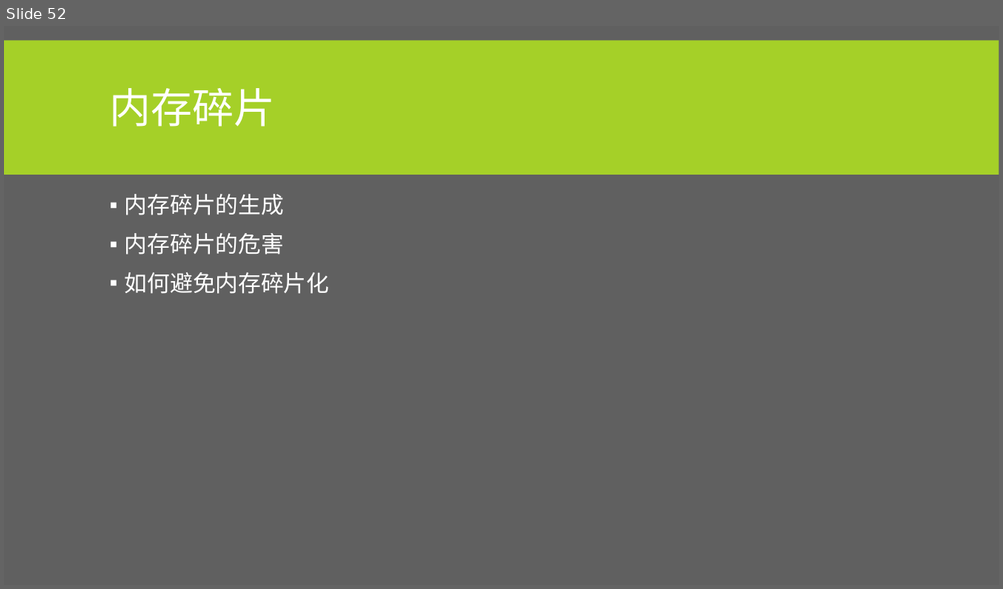
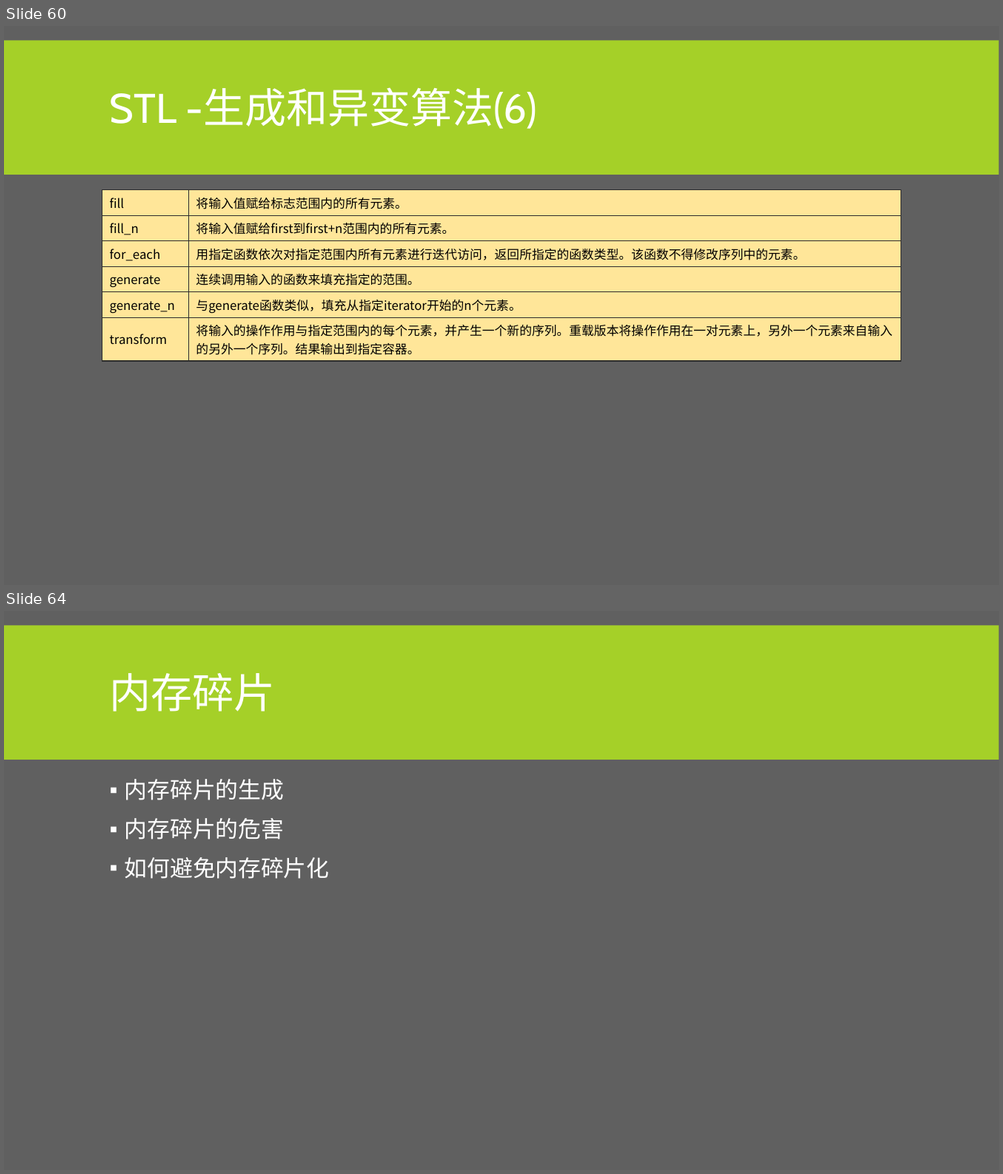
Before and after one commit to albertclass/Lessons, a slide deck: advance c++/courseware.pptx. Shown one above the other, each under a label of ours: slide 52 before the commit, slides 60 and 64 after it; the slides between them are not shown. The pictures are 1003x589 and 1003x1174 pixels, drawn with LibreOffice and Linux fonts; fonts in the diff are those of the drawing. Boxes give left, top, right and bottom in pixels: in the first picture for what was removed or moved away, otherwise in the second. Text is boxed around its words. In the diff, an @@ line names an element or a change of style, - is before the commit and + after.

```diff
--- a/advance c++/courseware.pptx
+++ b/advance c++/courseware.pptx
@@ slide 60 added at box(4, 26, 999, 585), background #606060; not listed: 1 template element that a slide beside it also shows @@
@@ title added at box(110, 88, 537, 129), 40 pt, text #FFFFFF @@
+STL -生成和异变算法(6)
@@ table added at box(102, 190, 901, 358), 6 rows, 2 columns @@
+fill | 将输入值赋给标志范围内的所有元素。
+fill_n | 将输入值赋给first到first+n范围内的所有元素。
+for_each | 用指定函数依次对指定范围内所有元素进行迭代访问，返回所指定的函数类型。该函数不得修改序列中的元素。
+generate | 连续调用输入的函数来填充指定的范围。
+generate_n | 与generate函数类似，填充从指定iterator开始的n个元素。
+transform | 将输入的操作作用与指定范围内的每个元素，并产生一个新的序列。重载版本将操作作用在一对元素上，另外一个元素来自输入的另外一个序列。结果输出到指定容器。
@@ what was slide 52 is now slide 64 @@
```
Also in this commit, not shown: 5 slides changed, 11 other slides added, 2 other files.
